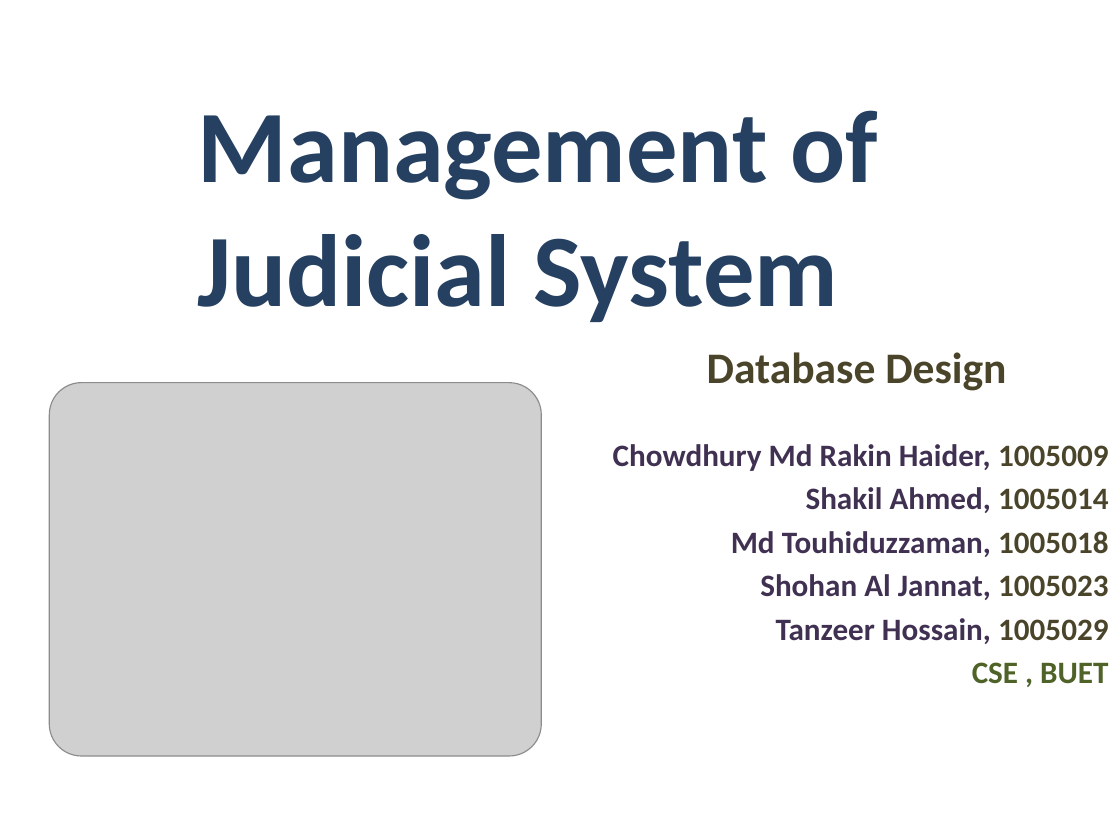
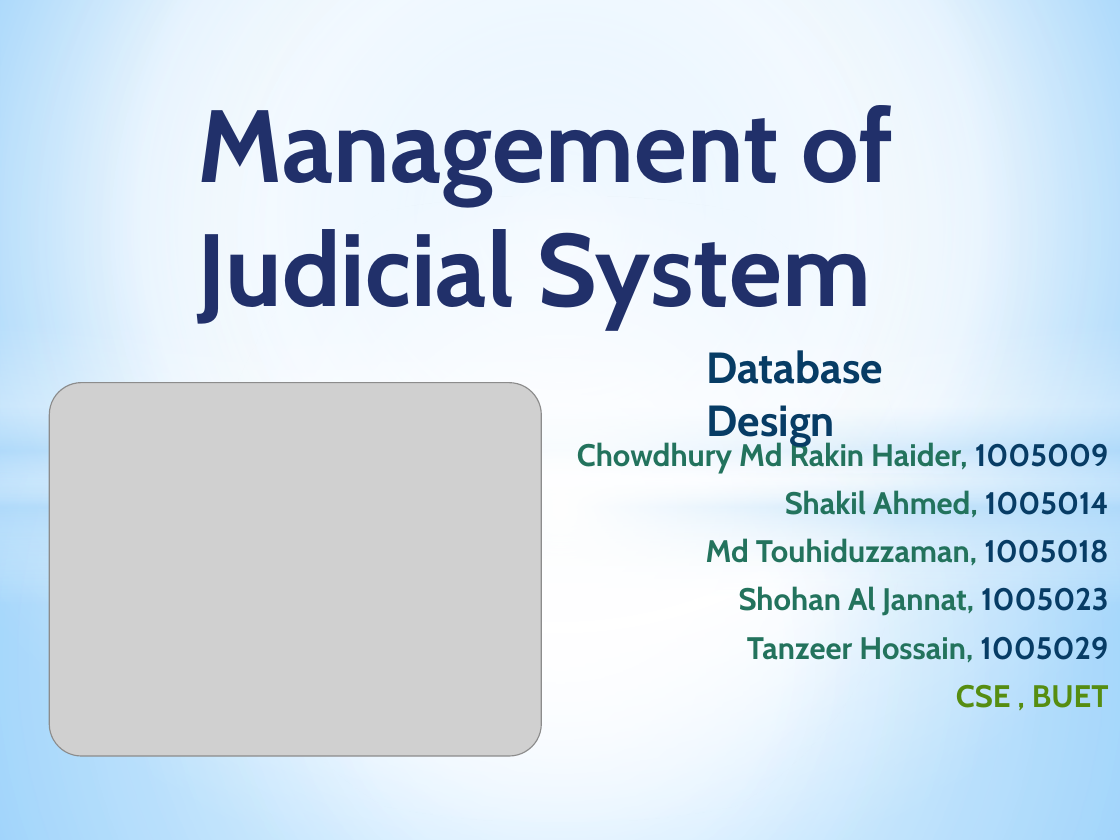
Before and after one commit to Touhid18/CSE308-Management_of_Judicial_System-1005009_1005014_1005018_1005023_1005029, a slide deck: slide 1 of ISD_Management_of_Judicial_System_DatabaseDesign.pptx. Drawn at 1120x840 pixels with LibreOffice and Linux fonts; fonts in the diff are those of the drawing; grey boxes stand for pictures. Boxes give left, top, right and bottom in pixels: in the first picture for what was removed or moved away, otherwise in the second. Text is boxed around its words. In the diff, an @@ line names an element or a change of style, - is before the commit and + after.

Commit message:
SChema and Attribute for DB design added

```diff
--- a/ISD_Management_of_Judicial_System_DatabaseDesign.pptx
+++ b/ISD_Management_of_Judicial_System_DatabaseDesign.pptx
@@ background #FFFFFF to gradient #9ED5FF to #FFFFFF to #5BB9FF @@
@@ rectangle added at (0,0,1120,474), fill gradient #FFFFFF to #B4DCFA @@
@@ text "Management of" at (198,105,894,328): font Calibri to Cabin, text colour #254061 to #21306A @@
@@ ellipse added at (0,196,1120,821), fill gradient #FFFFFF @@
@@ rectangle added at (0,325,1120,605), fill gradient #FFFFFF to #B4DCFA @@
@@ text "Database Design" at (707,350,883,446): font Calibri to Cabin, text colour #4A452A to #073C65 @@
@@ subtitle "Chowdhury Md Rakin Haider, 1005009" at (577,439,1109,708): font Calibri to Cabin; text colour #403152 to #23735D in "Chowdhury Md Rakin Haider,", "Shakil Ahmed,", "Md Touhiduzzaman,", "Shohan Al Jannat," and 1 more places; text colour #4A452A to #073C65 in "1005009", "1005014", "1005018", "1005023" and 1 more places; text colour #4F6228 to #568D11 in "CSE , BUET"; more space between paragraphs @@
@@ rectangle added at (0,474,1120,840), fill gradient #FFFFFF to #B4DCFA @@
```
Also in this commit, not shown: 2 other slides changed, 1 slide added, 1 slide removed, 3 other files.
